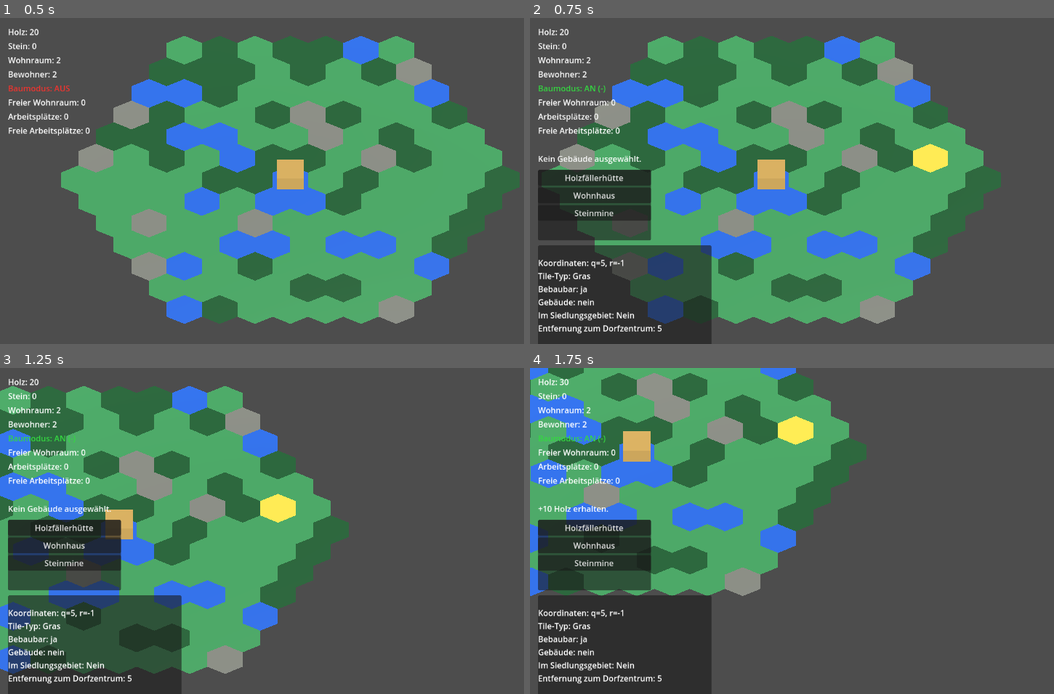
Above: before the commit, frames 1-4 (two rows, left to right).
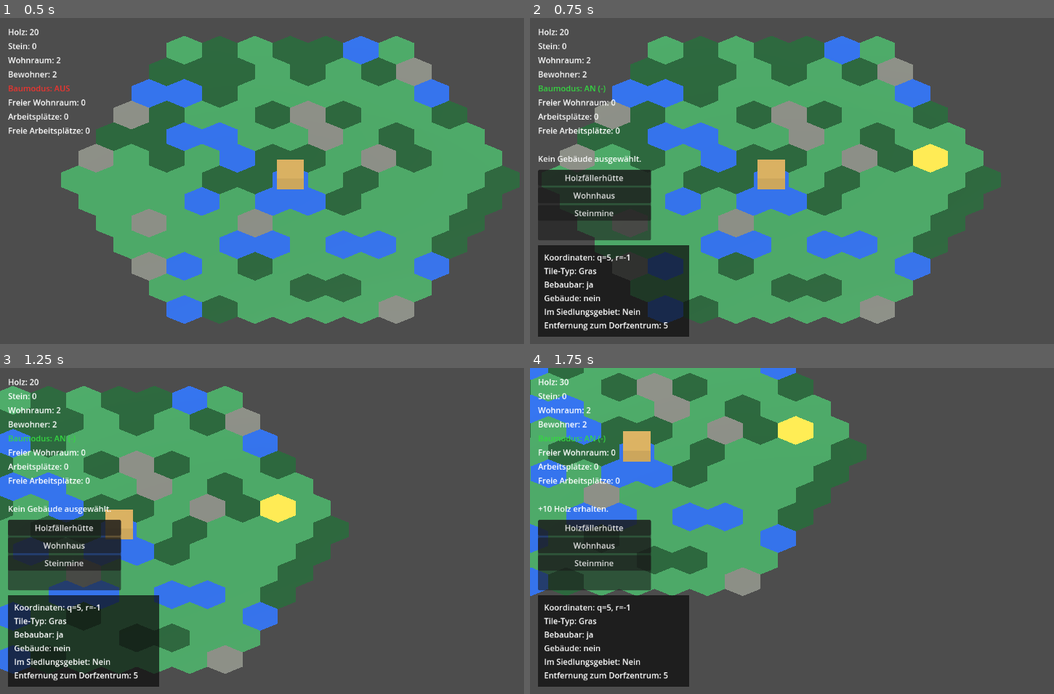
Above: after the commit, the same moments.

Repository: Ranu4922/CodexGame
Game: Godot game, scene res://scenes/Main.tscn
Same seed, same stepped clock (60 frames per second), same inputs: the game is played once before the commit and once after it.
Inputs (mouse positions are in pixels of both pictures, inside the frame that each line leads up to):
- Up to frame 1 (0.5 s): no input
- Up to frame 2 (0.75 s): tap Enter at 0.5 s; move the mouse to (949, 164) at 0.52 s; hold D from 0.53 s (still down); tap B at 0.6 s; click (949, 164) at 0.67 s
- Up to frame 3 (1.25 s): keep holding D
- Up to frame 4 (1.75 s): move the mouse to (702, 547) at 1.27 s; release D at 1.28 s; hold S from 1.28 s (still down); tap R at 1.35 s

Frame 1 is identical in both runs. In frame 2, 5.9% of the frame differs, in the area x 1-35%, y 69-100%; in frame 3, 7.8%; in frame 4, 3.6%.

Commit message:
Improve info panel sizing

Diff:
--- a/scripts/game_world.gd
+++ b/scripts/game_world.gd
@@ -31,9 +31,13 @@
 	"Holzfällerhütte": "lumberjack_hut",
 	"Steinmine": "stone_mine",
 }
+var info_panel_padding: float = 12.0
+var info_panel_min_width: float = 300.0
+var info_panel_min_height: float = 80.0
 
 
 func _ready() -> void:
+	_configure_info_panel()
 	hex_grid.hex_selected.connect(_on_hex_selected)
 	hex_grid.selection_cleared.connect(_on_selection_cleared)
 	hex_grid.build_mode_changed.connect(_on_build_mode_changed)
@@ -109,6 +113,7 @@
 		lines.append("Produktion: %d Stein / 5 Sekunden" % stone_production)
 
 	info_label.text = "\n".join(lines)
+	_resize_info_panel_to_content()
 	info_panel.visible = true
 
 
@@ -140,6 +145,27 @@
 		build_mode_label.text = "Baumodus: AUS"
 
 
+func _configure_info_panel() -> void:
+	var panel_style: StyleBoxFlat = StyleBoxFlat.new()
+	panel_style.bg_color = Color(0.05, 0.05, 0.05, 0.72)
+	panel_style.set_content_margin(SIDE_LEFT, info_panel_padding)
+	panel_style.set_content_margin(SIDE_TOP, info_panel_padding)
+	panel_style.set_content_margin(SIDE_RIGHT, info_panel_padding)
+	panel_style.set_content_margin(SIDE_BOTTOM, info_panel_padding)
+	info_panel.add_theme_stylebox_override("panel", panel_style)
+	info_label.autowrap_mode = TextServer.AUTOWRAP_OFF
+	info_label.add_theme_constant_override("line_spacing", 4)
+
+
+func _resize_info_panel_to_content() -> void:
+	info_label.reset_size()
+	var label_size: Vector2 = info_label.get_minimum_size()
+	var target_width: float = max(info_panel_min_width, label_size.x + info_panel_padding * 2.0)
+	var target_height: float = max(info_panel_min_height, label_size.y + info_panel_padding * 2.0)
+	info_panel.custom_minimum_size = Vector2(target_width, target_height)
+	info_panel.size = info_panel.custom_minimum_size
+
+
 func _on_lumberjack_button_pressed() -> void:
 	hex_grid.call("select_building", "lumberjack_hut")
 
